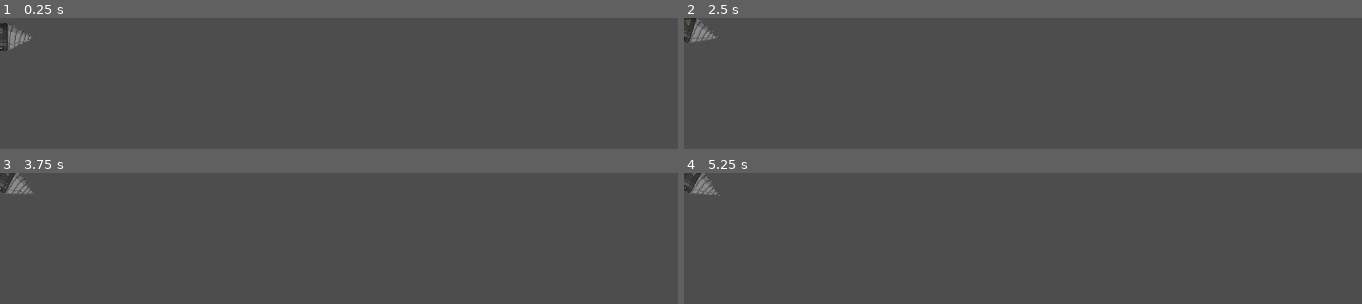
Above: before the commit, frames 1-4 (two rows, left to right).
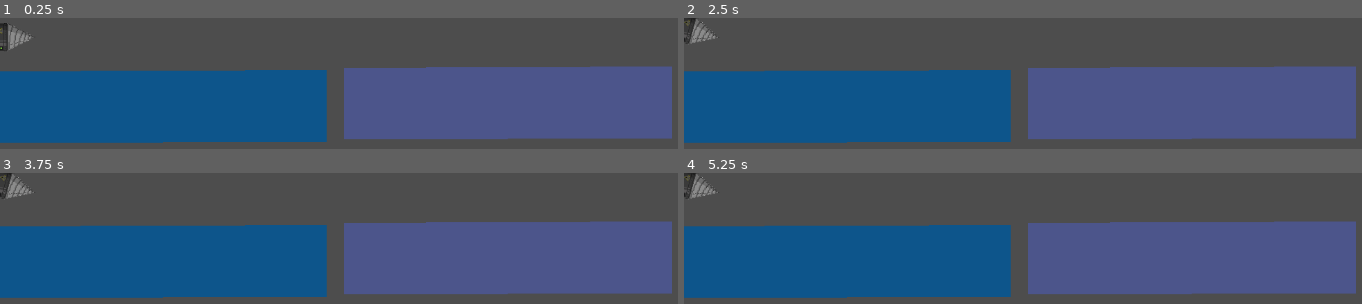
Above: after the commit, the same moments.

Repository: alelouis/ludumdare-57-les5ddp
Game: Godot game, scene res://scenes/drill.tscn
Same seed, same stepped clock (60 frames per second), same inputs: the game is played once before the commit and once after it. The project has no main scene, so this scene is started directly.
Inputs (mouse positions are in pixels of both pictures, inside the frame that each line leads up to):
- Up to frame 1 (0.25 s): no input
- Up to frame 2 (2.5 s): tap Enter at 0.5, 2 s; move the mouse to (outside the picture) at 0.52 s; hold D 0.53-1.25 s; tap R at 0.6, 2.1 s; click (outside the picture) at 0.67 s; tap Space at 1.25 s; drag from (outside the picture) to (outside the picture) at 1.27 s; move the mouse to (1165, 143) at 2.02 s; hold D from 2.03 s (still down); click (1165, 143) at 2.17 s
- Up to frame 3 (3.75 s): release D at 2.75 s; tap Space at 2.75 s; drag from (outside the picture) to (outside the picture) at 2.77 s; move the mouse to (outside the picture) at 3.52 s; tap R at 3.6 s; click (outside the picture) at 3.67 s
- Up to frame 4 (5.25 s): tap Enter at 4.25 s; drag from (outside the picture) to (961, 285) at 4.27 s; tap Space at 5 s; move the mouse to (outside the picture) at 5.02 s; tap R at 5.1 s; click (outside the picture) at 5.17 s

The runs differ from the first frame. In frame 1, 53% of the frame differs, in the area x 0-100%, y 36-96%; in frame 2, 53%; in frame 3, 53%; in frame 4, 53%, in the area x 0-100%, y 0-96%.

Commit message:
adding R and D button to drill Reset and Deactivate (D button is totally working absolutly fine)

Diff:
--- a/scenes/drill.tscn
+++ b/scenes/drill.tscn
@@ -1,8 +1,10 @@
-[gd_scene load_steps=6 format=3 uid="uid://b63ldflttbryd"]
+[gd_scene load_steps=9 format=3 uid="uid://b63ldflttbryd"]
 
 [ext_resource type="Script" uid="uid://dhjl4qqw5io3s" path="res://scripts/drill.gd" id="1_60uro"]
 [ext_resource type="Texture2D" uid="uid://dmqwwc5fa0x18" path="res://assets/sprites/drill.png" id="2_nx8ti"]
 [ext_resource type="AudioStream" uid="uid://ofqdtbacomto" path="res://assets/sounds/drillsound.mp3" id="3_cljqy"]
+[ext_resource type="PackedScene" uid="uid://7u6jacm4yeet" path="res://scenes/drilling_zone.tscn" id="4_cljqy"]
+[ext_resource type="Script" uid="uid://bpug5eyc44ni2" path="res://scripts/drilling_zone.gd" id="4_nx8ti"]
 
 [sub_resource type="RectangleShape2D" id="RectangleShape2D_y32ns"]
 size = Vector2(33, 36.25)
@@ -11,12 +13,16 @@
 radius = 18.962
 height = 41.7442
 
+[sub_resource type="RectangleShape2D" id="RectangleShape2D_60uro"]
+size = Vector2(471, 103)
+
 [node name="Node2D" type="Node2D"]
 
 [node name="Node2D" type="Node2D" parent="."]
 
 [node name="RigidBody2D" type="RigidBody2D" parent="Node2D"]
 position = Vector2(51, 24)
+input_pickable = true
 gravity_scale = 0.0
 center_of_mass_mode = 1
 inertia = 27.8
@@ -29,16 +35,44 @@
 debug_color = Color(0.724116, 0.363451, 0.790064, 0.42)
 
 [node name="Sprite2D" type="Sprite2D" parent="Node2D/RigidBody2D"]
+z_index = 1
 position = Vector2(-36, 4)
 rotation = -1.5708
 scale = Vector2(0.316804, 0.316805)
 texture = ExtResource("2_nx8ti")
 
 [node name="DrillSound" type="AudioStreamPlayer2D" parent="Node2D/RigidBody2D"]
-position = Vector2(2, 112)
+position = Vector2(-46, 5)
 stream = ExtResource("3_cljqy")
 
 [node name="DrillShape2D" type="CollisionShape2D" parent="Node2D/RigidBody2D"]
 position = Vector2(-48, 3)
 rotation = -1.54113
 shape = SubResource("CapsuleShape2D_60uro")
+
+[node name="DrillingZone" parent="Node2D" instance=ExtResource("4_cljqy")]
+position = Vector2(184, 190)
+
+[node name="DrillingZone2" type="Area2D" parent="Node2D"]
+modulate = Color(0.296753, 0.333266, 0.543651, 1)
+top_level = true
+position = Vector2(184, 190)
+script = ExtResource("4_nx8ti")
+terrain_type = "ice"
+
+[node name="CollisionShape2D" type="CollisionShape2D" parent="Node2D/DrillingZone2"]
+modulate = Color(0.713626, 0.374729, 0.715162, 1)
+light_mask = 7
+visibility_layer = 0
+position = Vector2(51, -63)
+shape = SubResource("RectangleShape2D_60uro")
+debug_color = Color(0.692343, 0.390431, 0.790233, 0.42)
+
+[node name="Polygon2D" type="Polygon2D" parent="Node2D/DrillingZone2"]
+light_mask = 4
+visibility_layer = 4
+position = Vector2(514, 113)
+polygon = PackedVector2Array(-202, -231, 271, -233, 271, -129, -202, -128)
+
+[connection signal="body_entered" from="Node2D/RigidBody2D" to="Node2D/RigidBody2D" method="_on_body_entered"]
+[connection signal="body_entered" from="Node2D/DrillingZone2" to="Node2D/RigidBody2D" method="_on_drilling_zone_body_entered"]
--- /dev/null
+++ b/scenes/drilling_zone.tscn
@@ -0,0 +1,26 @@
+[gd_scene load_steps=3 format=3 uid="uid://7u6jacm4yeet"]
+
+[ext_resource type="Script" uid="uid://bpug5eyc44ni2" path="res://scripts/drilling_zone.gd" id="1_807m5"]
+
+[sub_resource type="RectangleShape2D" id="RectangleShape2D_60uro"]
+size = Vector2(471, 103)
+
+[node name="DrillingZone" type="Area2D"]
+modulate = Color(0.296753, 0.333266, 0.543651, 1)
+top_level = true
+script = ExtResource("1_807m5")
+
+[node name="CollisionShape2D" type="CollisionShape2D" parent="."]
+modulate = Color(0.713626, 0.374729, 0.715162, 1)
+light_mask = 7
+visibility_layer = 0
+position = Vector2(51, -63)
+shape = SubResource("RectangleShape2D_60uro")
+debug_color = Color(0.692343, 0.390431, 0.790233, 0.42)
+
+[node name="Polygon2D" type="Polygon2D" parent="."]
+light_mask = 4
+visibility_layer = 4
+position = Vector2(16, 118)
+color = Color(0.180392, 1, 1, 1)
+polygon = PackedVector2Array(-202, -231, 271, -233, 271, -129, -202, -128)
--- a/scripts/drill.gd
+++ b/scripts/drill.gd
@@ -12,17 +12,24 @@
 @export var max_down_force = 70.0
 @export var down_acceleration = 20.0   # force/second
 @export var up_restistance = 5
+@export var torque_strength = 80.0
+
+@export var isDrilling = false
 
 var current_mouse_force = 0.0
 var current_down_force = 0.0
 
-var torque_strength = 80.0
-# Limit angles (in radians)
-var min_angle = deg_to_rad(-45)  # left limit
-var max_angle = deg_to_rad(45)   # right limit
+var terrain_force_multiplier = 1.0
+var start_position
+
+func _ready():
+	start_position = global_position
+	# (your existing area connection code here)
+
 
 func _unhandled_input(event):
-	if event is InputEventMouseButton and event.button_index == MOUSE_BUTTON_LEFT:
+
+	if isDrilling and event is InputEventMouseButton and event.button_index == MOUSE_BUTTON_LEFT:
 		is_dragging = event.pressed
 		if not is_dragging:
 			# Reset when mouse is released
@@ -38,9 +45,8 @@
 			if not drag_sound.playing:
 				drag_sound.play()
 
-
 func _physics_process(delta):
-	if is_dragging:
+	if is_dragging and isDrilling:
 		# 👆 Accelerate toward max force
 		current_mouse_force = min(current_mouse_force + mouse_acceleration * delta, max_mouse_force)
 		current_down_force = min(current_down_force + down_acceleration * delta, max_down_force)
@@ -50,7 +56,9 @@
 		var direction = mouse_pos - global_position
 		if direction.y < 0:
 			direction.y = direction.y - up_restistance  # prevent pulling upward
-		apply_central_force(direction.normalized() * current_mouse_force)
+
+
+		apply_central_force(direction.normalized() * current_mouse_force * terrain_force_multiplier)
   		# Clamp target angle within the limits
 		# ⬇️ Apply force downward
 		apply_central_force(Vector2.DOWN * current_down_force)
@@ -68,3 +76,34 @@
 		# Stop playback when volume is close to silence
 		if target_volume <= -70 and drag_sound.volume_db <= -70:
 			drag_sound.stop()
+
+
+func change_terrain_force_multiplier(current_terrain):
+	match current_terrain:
+		"mud":
+			terrain_force_multiplier = 6.0
+		"ice":
+			terrain_force_multiplier = 1.5
+		"boost":
+			terrain_force_multiplier = 2.0
+		_:
+			terrain_force_multiplier =  1.0
+
+func _input(event: InputEvent) -> void:
+	if event is InputEventMouseButton and event.button_index == MOUSE_BUTTON_LEFT:
+		is_dragging = event.pressed
+	if event is InputEventKey and event.pressed and event.keycode == KEY_R:
+		reset_drill()
+	if event is InputEventKey and event.pressed and event.keycode == KEY_D:
+		isDrilling = !isDrilling
+		if !isDrilling:
+			is_dragging = false
+
+func reset_drill():
+	is_dragging = false
+	global_position = start_position
+	linear_velocity = Vector2.ZERO
+	angular_velocity = 0.0
+	rotation = 0.0
+	sleeping = false  # wake it up just in case
+	print("Drill reset to starting position.")
--- /dev/null
+++ b/scripts/drilling_zone.gd
@@ -0,0 +1,13 @@
+extends Area2D
+@export var terrain_type: String = "mud"
+
+
+func _ready():
+	self.body_entered.connect(_on_body_entered)
+	self.body_exited.connect(_on_body_exited)
+
+func _on_body_entered(body: Node2D):
+	body.change_terrain_force_multiplier(terrain_type)
+
+func _on_body_exited(body: Node2D):
+	body.change_terrain_force_multiplier("default")
Not shown, added: scripts/drilling_zone.gd.uid
